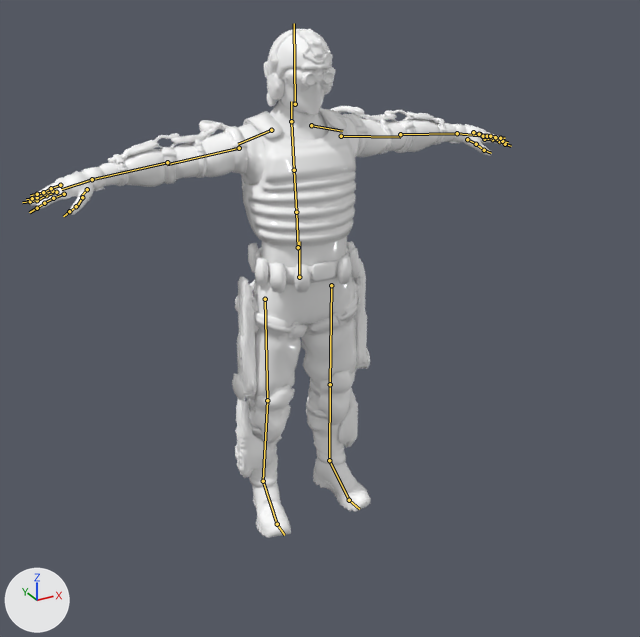
The FBX model Assets/3D Art/Character/Swat/source/Swat.fbx: old version first, new version second.
One viewpoint serves both versions: a 50 mm lens placed at (-1.36, -2.63, 2.08), pointed at (-0.09, -0.33, 0.92). Every picture has the same lights, and +X, +Y and +Z are marked at lower left. The older version comes first. The bones that change, and the others that lie on the model, are drawn over the model as lines.

In view in the first picture: 'Ch15'.
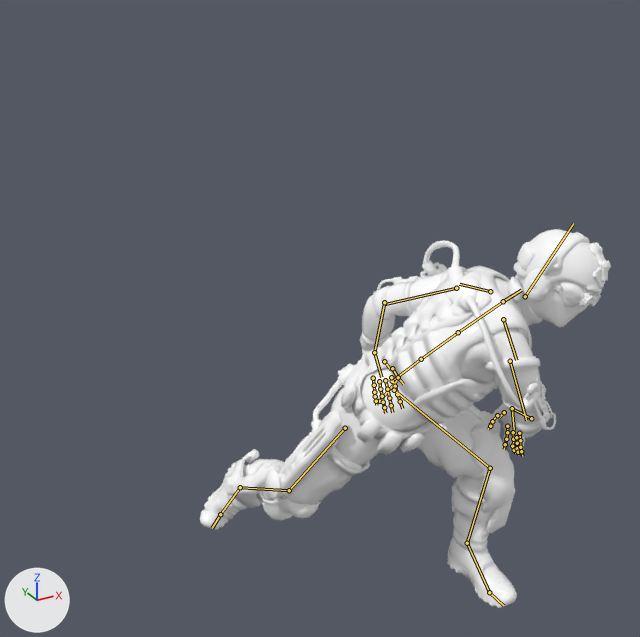
The newer file adds an action. The first version stands in its rest pose; the second is drawn at frame 22 of the action 'Armature|Slash'.

Boxes (x1, y1, x2, y2) around the edits, measured in the pictures (640 x 637 px):
'Ch15', posed (14% narrower, 25% shorter): before (29, 29, 506, 538); after (200, 229, 611, 608)
bone 'mixamorig:Hips', root to tip: before (299, 277) to (299, 241); after (379, 401) to (398, 379)
bone 'mixamorig:Spine', root to tip: before (298, 247) to (296, 212); after (392, 381) to (421, 359)
bone 'mixamorig:Spine1', root to tip: before (296, 212) to (294, 170); after (421, 359) to (458, 332)
bone 'mixamorig:Spine2', root to tip: before (294, 170) to (291, 122); after (458, 332) to (502, 302)
bone 'mixamorig:Neck', root to tip: before (291, 121) to (291, 101); after (503, 301) to (521, 290)
bone 'mixamorig:Head', root to tip: before (295, 104) to (294, 23); after (525, 296) to (573, 223)
bone 'mixamorig:LeftShoulder', root to tip: before (311, 125) to (342, 131); after (490, 291) to (459, 284)
bone 'mixamorig:LeftArm', root to tip: before (341, 136) to (400, 137); after (456, 288) to (384, 304)
bone 'mixamorig:LeftForeArm', root to tip: before (400, 134) to (457, 133); after (384, 302) to (374, 352)
bone 'mixamorig:LeftHand', root to tip: before (457, 133) to (478, 135); after (374, 352) to (381, 377)
bone 'mixamorig:RightShoulder', root to tip: before (271, 130) to (238, 144); after (503, 319) to (516, 360)
bone 'mixamorig:RightArm', root to tip: before (239, 148) to (167, 164); after (510, 361) to (526, 420)
bone 'mixamorig:RightForeArm', root to tip: before (167, 162) to (92, 179); after (531, 418) to (512, 408)
bone 'mixamorig:RightHand', root to tip: before (92, 179) to (61, 189); after (512, 408) to (514, 430)
bone 'mixamorig:LeftUpLeg', root to tip: before (331, 285) to (330, 384); after (394, 390) to (490, 468)
bone 'mixamorig:LeftLeg', root to tip: before (330, 384) to (329, 460); after (490, 468) to (467, 543)
bone 'mixamorig:LeftFoot', root to tip: before (329, 460) to (349, 500); after (467, 543) to (489, 592)
bone 'mixamorig:LeftToeBase', root to tip: before (349, 500) to (359, 509); after (489, 592) to (503, 605)
bone 'mixamorig:RightUpLeg', root to tip: before (265, 299) to (267, 400); after (345, 428) to (289, 490)
bone 'mixamorig:RightLeg', root to tip: before (267, 400) to (263, 481); after (289, 490) to (240, 487)
bone 'mixamorig:RightFoot', root to tip: before (263, 481) to (277, 524); after (240, 487) to (220, 514)
bone 'mixamorig:RightToeBase', root to tip: before (277, 524) to (284, 535); after (220, 514) to (212, 528)

The change in detail:
Bone 'mixamorig:Hips' (bone_mixamorig_hips) moves from (0.0, 0.0, 0.0) to (2.9, -26.7, 49.8).
Bone 'mixamorig:Hips' (bone_mixamorig_hips) turns from (0, 0, 0) to (37, 21, 7) degrees about its own x, y and z.
Bone 'mixamorig:Spine' (bone_mixamorig_spine) turns from (0, 0, 0) to (14, 25, -14) degrees about its own x, y and z.
Bone 'mixamorig:Spine1' (bone_mixamorig_spine1) turns from (0, 0, 0) to (4, 7, -4) degrees about its own x, y and z.
Bone 'mixamorig:Spine2' (bone_mixamorig_spine2) turns from (0, 0, 0) to (4, 7, -5) degrees about its own x, y and z.
Bone 'mixamorig:Neck' (bone_mixamorig_neck) turns from (0, 0, 0) to (-9, -11, 12) degrees about its own x, y and z.
Bone 'mixamorig:Head' (bone_mixamorig_head) turns from (0, 0, 0) to (-26, -33, 5) degrees about its own x, y and z.
Bone 'mixamorig:LeftShoulder' (bone_mixamorig_leftshoulder) turns from (0, 0, 0) to (21, 1, -9) degrees about its own x, y and z.
Bone 'mixamorig:LeftArm' (bone_mixamorig_leftarm) turns from (0, 0, 0) to (42, 10, -5) degrees about its own x, y and z.
Bone 'mixamorig:LeftForeArm' (bone_mixamorig_leftforearm) turns from (0, 0, 0) to (4, -11, 57) degrees about its own x, y and z.
Bone 'mixamorig:LeftHand' (bone_mixamorig_lefthand) turns from (0, 0, 0) to (16, 0, 22) degrees about its own x, y and z.
Bone 'mixamorig:RightShoulder' (bone_mixamorig_rightshoulder) turns from (0, 0, 0) to (2, -11, -35) degrees about its own x, y and z.
Bone 'mixamorig:RightArm' (bone_mixamorig_rightarm) turns from (0, 0, 0) to (25, 53, -39) degrees about its own x, y and z.
Bone 'mixamorig:RightForeArm' (bone_mixamorig_rightforearm) turns from (0, 0, 0) to (61, -27, -65) degrees about its own x, y and z.
Bone 'mixamorig:RightHand' (bone_mixamorig_righthand) turns from (0, 0, 0) to (9, -7, 57) degrees about its own x, y and z.
Bone 'mixamorig:LeftUpLeg' (bone_mixamorig_leftupleg) turns from (0, 0, 0) to (102, 1, -4) degrees about its own x, y and z.
Bone 'mixamorig:LeftLeg' (bone_mixamorig_leftleg) turns from (0, 0, 0) to (-79, 10, -30) degrees about its own x, y and z.
Bone 'mixamorig:LeftFoot' (bone_mixamorig_leftfoot) turns from (0, 0, 0) to (9, 5, 2) degrees about its own x, y and z.
Bone 'mixamorig:LeftToeBase' (bone_mixamorig_lefttoebase) turns from (0, 0, 0) to (-1, -7, 6) degrees about its own x, y and z.
Bone 'mixamorig:RightUpLeg' (bone_mixamorig_rightupleg) turns from (0, 0, 0) to (0, 31, -7) degrees about its own x, y and z.
Bone 'mixamorig:RightLeg' (bone_mixamorig_rightleg) turns from (0, 0, 0) to (-27, 9, -3) degrees about its own x, y and z.
Bone 'mixamorig:RightFoot' (bone_mixamorig_rightfoot) turns from (0, 0, 0) to (-19, 2, 3) degrees about its own x, y and z.
Bone 'mixamorig:RightToeBase' (bone_mixamorig_righttoebase) turns from (0, 0, 0) to (53, 44, 8) degrees about its own x, y and z.
